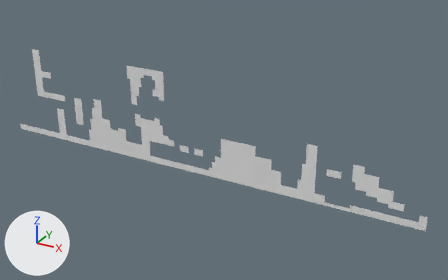
What one commit did to the OBJ model Assets/Tiled2Unity/Meshes/learning_mechanics.obj.
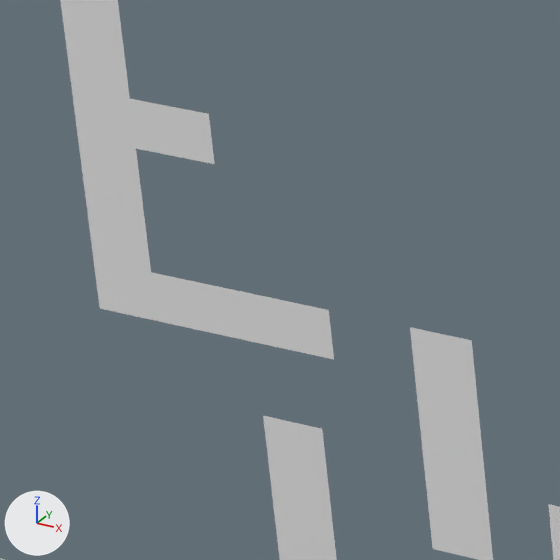
There are two pictures of each version: one whole from a 50 mm camera at (6.46, -45.48, 17.24) aimed at (-19.15, 1.08, -6.04), one close up on the part from 6% to 20% of the width and 21% to 45% of the height. The lights are fixed; the arrows at lower left show +X, +Y and +Z. Where no turn or scale is listed for an object, it has been applied to the vertices.

The scene before the commit, as lines of its bpy script (objects in view):
```python
me_learning_mechanics = bpy.data.meshes.new('learning_mechanics')
me_learning_mechanics.from_pydata(...)  # 1411 vertices, 1070 faces; spans x -44.5..0.0, y 0.0, z -9.6..0.0
ob_learning_mechanics = bpy.data.objects.new('learning_mechanics', me_learning_mechanics)
ob_learning_mechanics.location = (0.0, 0.0, 0.0)
```
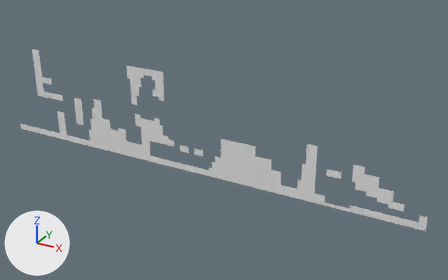
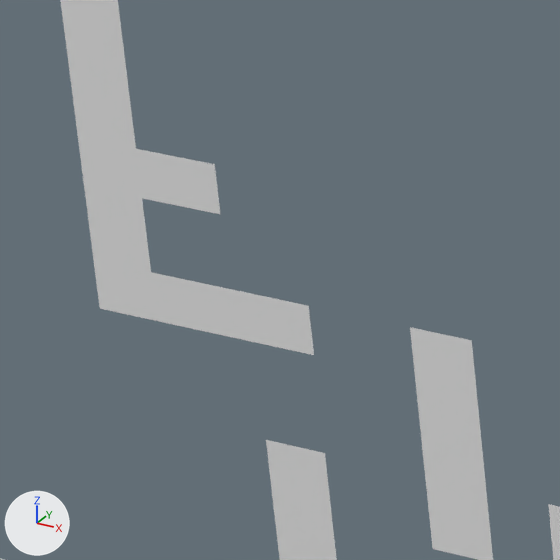
The change, as a list of edits to the scene's bpy script:
```text
Change me_learning_mechanics:
    used by ob_learning_mechanics; location = (0.0, 0.0, 0.0)
    remove me_learning_mechanics.from_pydata(...)  # 1411 vertices, 1070 faces; spans x -44.5..0.0, y 0.0, z -9.6..0.0
    add me_learning_mechanics.from_pydata(...)  # 1404 vertices, 1065 faces; spans x -44.5..0.0, y 0.0, z -9.6..0.0
    me_learning_mechanics part 1
    9 vertices are removed from x -40.0..-37.4, y 0.0, z -6.1..-2.2
    13 faces are deleted
    3 vertices in x -39.7..-39.0, y 0.0, z -2.6 move by (0.0, 0.0, -0.6)
    3 vertices in x -39.7..-39.0, y 0.0, z -2.2 move by (0.0, 0.0, -1.3)
    2 vertices are added at (-40.0, 0.0, -3.2), (-40.0, 0.0, -3.5)
    8 new faces join them
```

Pixel boxes [x1, y1, x2, y2] of what changed, in the close-ups (560 x 560 px):
part 1 of me_learning_mechanics, cut back: before [130, 99, 334, 453]; after [136, 149, 220, 214]
